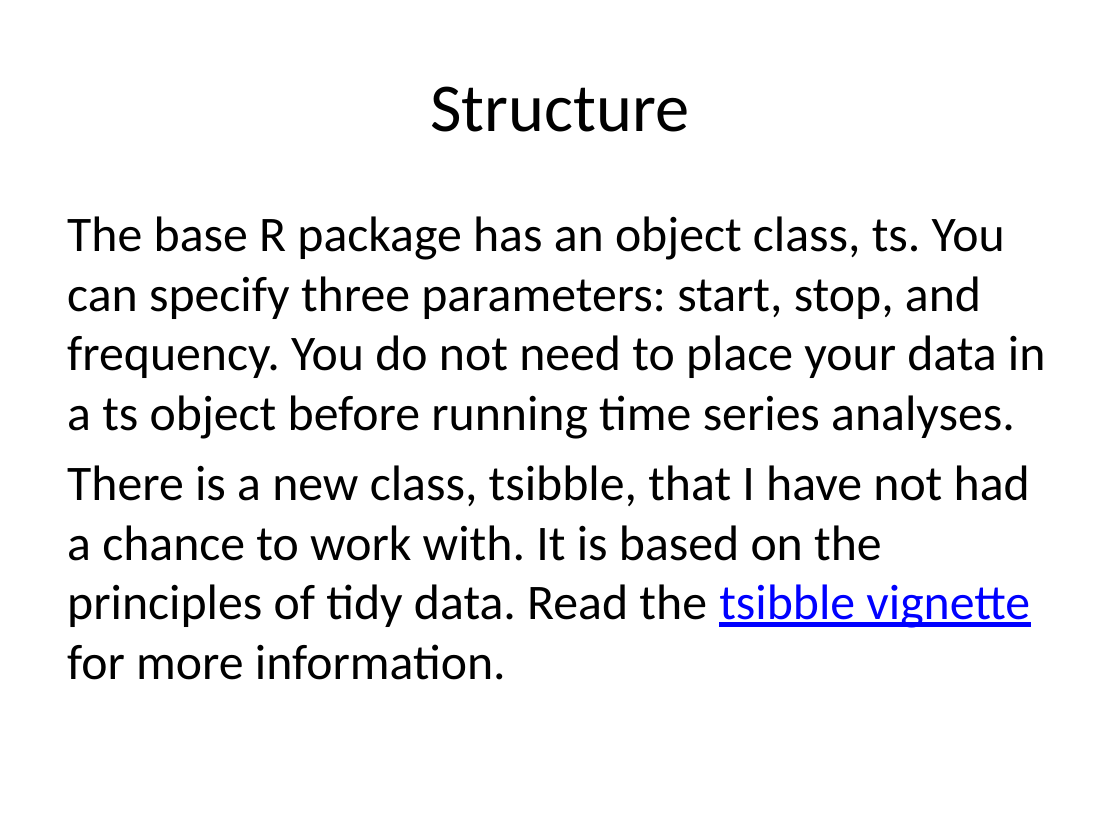
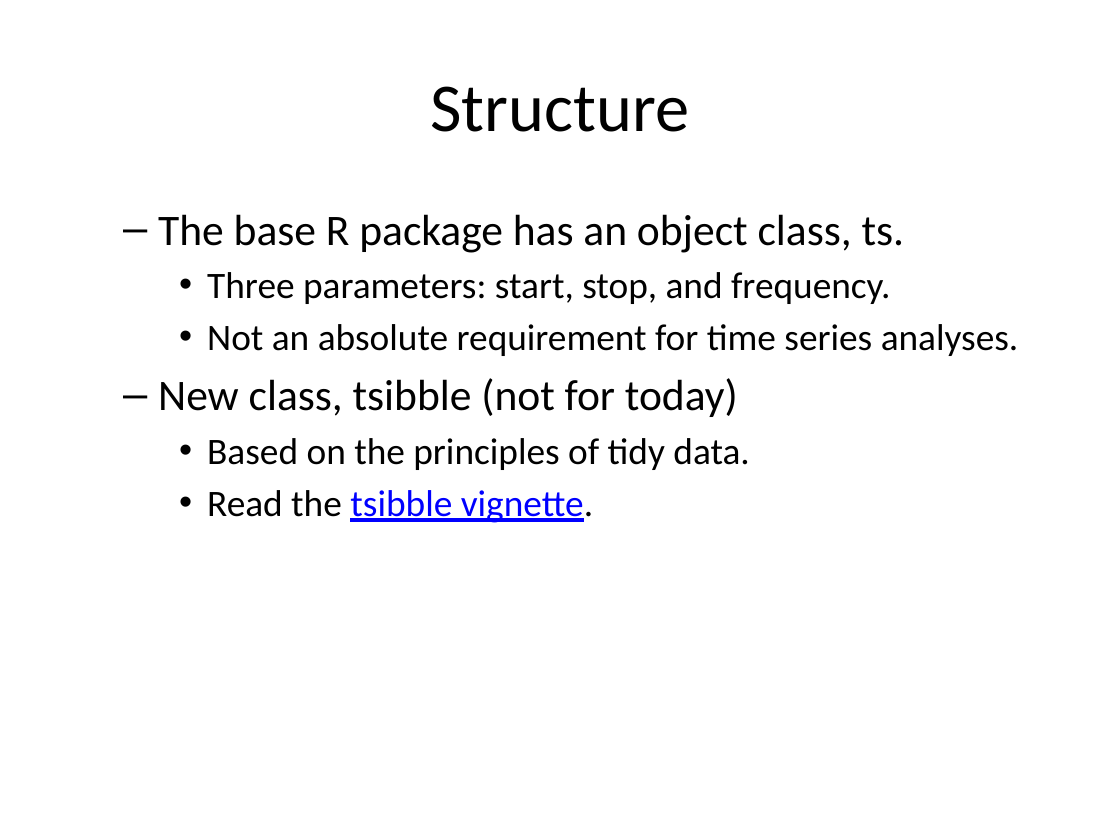
Before and after one commit to pmean/basic-time-series, a slide deck: slide 7 of src/basics.pptx. Drawn at 1120x840 pixels with LibreOffice and Linux fonts; fonts in the diff are those of the drawing. Boxes give left, top, right and bottom in pixels: in the first picture for what was removed or moved away, otherwise in the second. Text is boxed around its words. In the diff, an @@ line names an element or a change of style, - is before the commit and + after.

```diff
--- a/src/basics.pptx
+++ b/src/basics.pptx
@@ text at (158,214,1019,523): text changed; size 32 to 24 pt @@
-The base R package has an object class, ts. You can specify three parameters: start, stop, and frequency. You do not need to place your data in a ts object before running time series analyses.
-There is a new class, tsibble, that I have not had a chance to work with. It is based on the principles of tidy data. Read the tsibble vignette for more information.
+  – The base R package has an object class, ts.
+    • Three parameters: start, stop, and frequency.
+    • Not an absolute requirement for time series analyses.
+  – New class, tsibble (not for today)
+    • Based on the principles of tidy data.
+    • Read the tsibble vignette.
```
Also in this commit, not shown: 6 other slides changed, 2 slides added, 2 slides removed, 1 other file.
